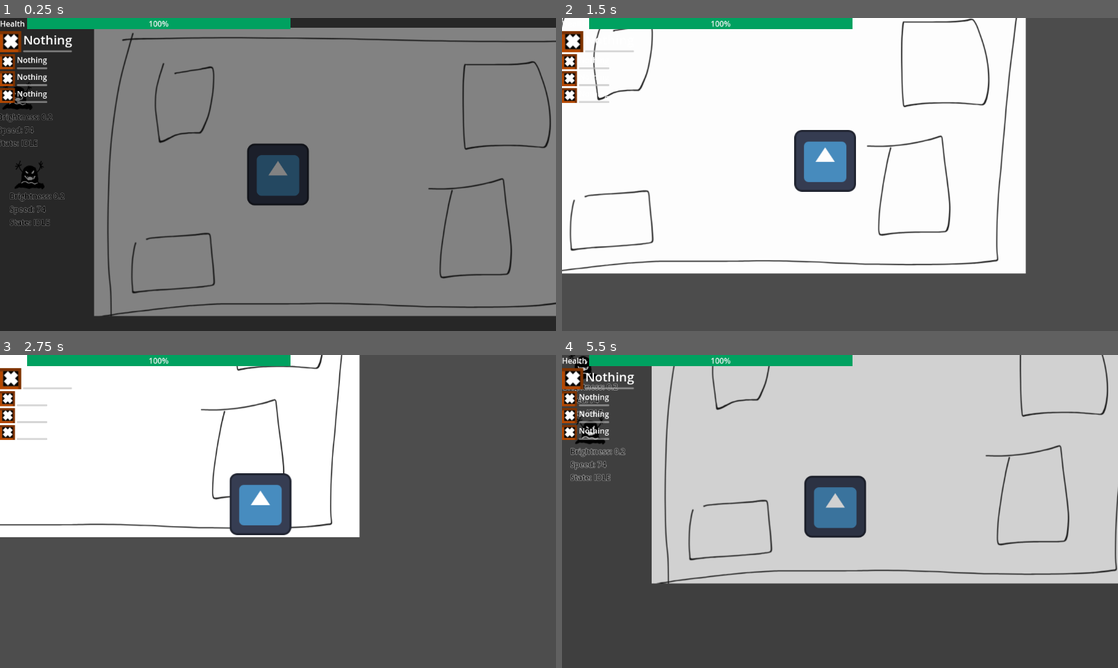
Above: before the commit, frames 1-4 (two rows, left to right).
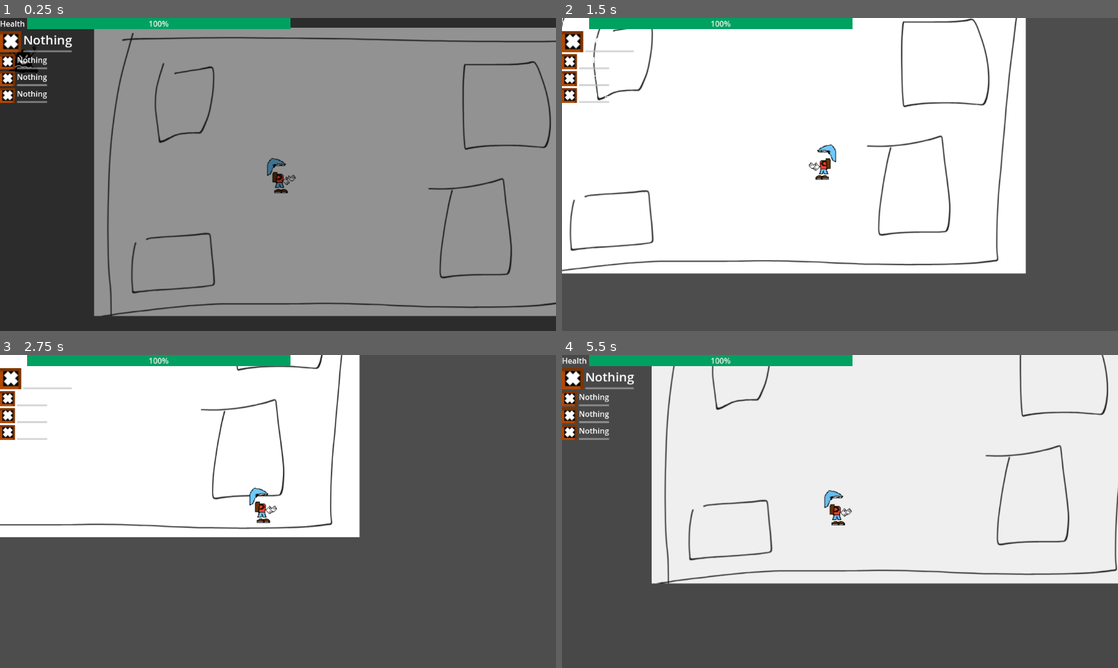
Above: after the commit, the same moments.

Repository: Gurkgamer/PirateSoftware_SummerJam_2024
Game: Godot game, scene res://Scenes/Levels/Test/test_level.tscn
Two runs of this game, one before a commit and one after it. Both use one fixed random seed, a clock stepped at 60 frames per second and the inputs below. The engine's default icon, where the game draws it, is replaced by a stand-in: a white triangle on a blue panel in a dark square.
Inputs (mouse positions are in pixels of both pictures, inside the frame that each line leads up to):
- Up to frame 1 (0.25 s): no input
- Up to frame 2 (1.5 s): move the mouse to (962, 158) at 0.52 s; press the mouse at (962, 158) at 0.53 s; hold D (Right) 0.53-1.28 s; move the mouse to (728, 190) at 1.27 s; release the mouse at (728, 190) at 1.28 s; hold S (Down) from 1.28 s (still down); click (728, 190) at 1.35 s
- Up to frame 3 (2.75 s): move the mouse to (333, 442) at 2.02 s; release S (Down) at 2.03 s; press the mouse at (333, 442) at 2.03 s; hold D (Right) from 2.03 s (still down)
- Up to frame 4 (5.5 s): move the mouse to (812, 574) at 2.77 s; release D (Right) at 2.78 s; release the mouse at (812, 574) at 2.78 s; hold W (Up) 2.78-3.53 s; click (812, 574) at 2.85 s; move the mouse to (1006, 558) at 3.52 s; press the mouse at (1006, 558) at 3.53 s; hold A (Left) 3.53-5.03 s; move the mouse to (673, 464) at 4.27 s; release the mouse at (673, 464) at 4.28 s; click (673, 464) at 4.35 s; move the mouse to (867, 511) at 5.02 s; press the mouse at (867, 511) at 5.03 s; hold S (Down) from 5.03 s (still down)

The runs differ from the first frame. In frame 1, 3.1% of the frame differs, in the area x 0-56%, y 8-67%; in frame 2, 2.1%; in frame 3, 2.1%; in frame 4, 59%, in the area x 0-100%, y 0-73%.

Commit message:
Vida enemigo y sprites prota

Diff:
--- a/Scenes/AlchemySpells/FireBall/Scripts/fire_ball.gd
+++ b/Scenes/AlchemySpells/FireBall/Scripts/fire_ball.gd
@@ -2,8 +2,8 @@
 
 var direction : Vector2
 var speed : float = 1500.0
-var cast_distance_from_player : float = 50.0
 var cooldown : float = 0.2
+var damage : int = 3
 
 func _process(delta: float) -> void:
 	position += delta * direction * speed
@@ -14,7 +14,12 @@
 	%CPUParticles2D.angle_max = -rad_to_deg(rotation)
 	%CPUParticles2D.angle_min = -rad_to_deg(rotation)
 	%CPUParticles2D.gravity = p_direction * speed / 8
-	global_position = player.global_position + Vector2(cast_distance_from_player,0)
+	global_position = player.global_position
 
 func _on_die_timer_timeout() -> void:
 	queue_free()
+
+func _on_area_2d_body_entered(body: Node2D) -> void:
+	if body.is_in_group("Enemy"):
+		body.take_damage(damage)
+		queue_free()
--- a/Scenes/AlchemySpells/FireBall/fire_ball.tscn
+++ b/Scenes/AlchemySpells/FireBall/fire_ball.tscn
@@ -36,4 +36,5 @@
 one_shot = true
 autostart = true
 
+[connection signal="body_entered" from="Area2D" to="." method="_on_area_2d_body_entered"]
 [connection signal="timeout" from="DieTimer" to="." method="_on_die_timer_timeout"]
--- a/Scenes/Enemies/ShadowCreature/shadow_creature.gd
+++ b/Scenes/Enemies/ShadowCreature/shadow_creature.gd
@@ -7,6 +7,10 @@
 @onready var attack_timer: Timer = %AttackTimer
 var attack_cooldown : float = 2.0
 var attack_strengh : int = 4
+
+var max_health : int = 8
+var health : int
+@onready var health_bar: ProgressBar = %HealthBar
 
 var is_inside_screen : bool = false
 var following_objective : CharacterBody2D
@@ -20,9 +24,6 @@
 	ATTACK
 }
 
-@onready var brightness_level_label: Label = %BrightnessLevelLabel #DEBUG
-@onready var speed_level_label: Label = %SpeedLevelLabel #DEBUG
-@onready var state_label: Label = $Control/HBoxContainer3/StateLabel #DEBUG
 
 var current_state : states
 
@@ -32,6 +33,9 @@
 	if !following_objective:
 		following_objective = get_tree().get_first_node_in_group("Player")
 	attack_timer.wait_time = attack_cooldown
+	health_bar.visible = false
+	health = max_health
+
 
 func _process(delta: float) -> void:
 	set_speed()
@@ -44,14 +48,19 @@
 			animated_sprite_2d.play("walk")
 		states.ATTACK:
 			play_attack(delta)
-	state_label.text = str(states.keys()[current_state])
+
+	if health < 0:
+		queue_free()
+
+	if health != max_health :
+		health_bar.visible = true
+		health_bar.value = (health * 100) / max_health
+
 	move_and_slide()
 
 func set_speed() -> void:
 	var brigthness_level = BrightnessManager.get_brigthness() # entre 0 y 1
-	brightness_level_label.text = str(brigthness_level)
 	speed = default_speed + (speed_brightness_boost * brigthness_level)
-	speed_level_label.text = str(speed)
 
 var rng = RandomNumberGenerator.new()
 
@@ -79,11 +88,12 @@
 	velocity = Vector2.ZERO
 
 func _on_attack_timer_timeout() -> void:
-	var current_brightnees = int(BrightnessManager.get_brigthness() * 10)
-	var total_strenght = attack_strengh + current_brightnees
-	var new_attack = ENEMY_ATTACK.instantiate()
-	new_attack.set_values(total_strenght, following_objective)
-	add_child(new_attack)
+	if current_state == states.ATTACK :
+		var current_brightnees = int(BrightnessManager.get_brigthness() * 10)
+		var total_strenght = attack_strengh + current_brightnees
+		var new_attack = ENEMY_ATTACK.instantiate()
+		new_attack.set_values(total_strenght, following_objective)
+		add_child.call_deferred(new_attack)
 
 func _on_visible_on_screen_notifier_2d_screen_entered() -> void:
 	is_inside_screen = true
@@ -103,8 +113,12 @@
 func _on_damage_area_body_entered(body: Node2D) -> void:
 	if body.name == "Player":
 		current_state = states.ATTACK
+		_on_attack_timer_timeout()
 
 func _on_damage_area_body_exited(body: Node2D) -> void:
 	if body.name == "Player":
 		current_state = states.FOLLOW
 		attack_timer.stop()
+
+func take_damage(damage_points : int) -> void:
+	health -= damage_points
--- a/Scenes/Enemies/ShadowCreature/shadow_creature.tscn
+++ b/Scenes/Enemies/ShadowCreature/shadow_creature.tscn
@@ -34,7 +34,13 @@
 [sub_resource type="CircleShape2D" id="CircleShape2D_573hj"]
 radius = 43.0465
 
-[node name="ShadowCreature" type="CharacterBody2D" groups=["Shadow"]]
+[sub_resource type="StyleBoxFlat" id="StyleBoxFlat_kq7hk"]
+bg_color = Color(0, 0, 0, 1)
+
+[sub_resource type="StyleBoxFlat" id="StyleBoxFlat_k7mfm"]
+bg_color = Color(0.863152, 0, 0.0296215, 1)
+
+[node name="ShadowCreature" type="CharacterBody2D" groups=["Enemy", "Shadow"]]
 process_mode = 1
 script = ExtResource("1_dc36f")
 
@@ -58,62 +64,6 @@
 animation = &"walk"
 frame_progress = 0.497333
 
-[node name="Control" type="VBoxContainer" parent="."]
-offset_left = -41.0
-offset_top = 30.0
-offset_right = 51.0
-offset_bottom = 107.0
-
-[node name="HBoxContainer" type="HBoxContainer" parent="Control"]
-layout_mode = 2
-
-[node name="Label" type="Label" parent="Control/HBoxContainer"]
-layout_mode = 2
-theme_override_colors/font_color = Color(0, 0, 0, 1)
-theme_override_colors/font_outline_color = Color(1, 1, 1, 1)
-theme_override_constants/outline_size = 3
-text = "Brightness:"
-
-[node name="BrightnessLevelLabel" type="Label" parent="Control/HBoxContainer"]
-unique_name_in_owner = true
-layout_mode = 2
-theme_override_colors/font_color = Color(0, 0, 0, 1)
-theme_override_colors/font_outline_color = Color(1, 1, 1, 1)
-theme_override_constants/outline_size = 3
-
-[node name="HBoxContainer2" type="HBoxContainer" parent="Control"]
-layout_mode = 2
-
-[node name="Label" type="Label" parent="Control/HBoxContainer2"]
-layout_mode = 2
-theme_override_colors/font_color = Color(0, 0, 0, 1)
-theme_override_colors/font_outline_color = Color(1, 1, 1, 1)
-theme_override_constants/outline_size = 3
-text = "Speed:"
-
-[node name="SpeedLevelLabel" type="Label" parent="Control/HBoxContainer2"]
-unique_name_in_owner = true
-layout_mode = 2
-theme_override_colors/font_color = Color(0, 0, 0, 1)
-theme_override_colors/font_outline_color = Color(1, 1, 1, 1)
-theme_override_constants/outline_size = 3
-
-[node name="HBoxContainer3" type="HBoxContainer" parent="Control"]
-layout_mode = 2
-
-[node name="Label" type="Label" parent="Control/HBoxContainer3"]
-layout_mode = 2
-theme_override_colors/font_color = Color(0, 0, 0, 1)
-theme_override_colors/font_outline_color = Color(1, 1, 1, 1)
-theme_override_constants/outline_size = 3
-text = "State:"
-
-[node name="StateLabel" type="Label" parent="Control/HBoxContainer3"]
-layout_mode = 2
-theme_override_colors/font_color = Color(0, 0, 0, 1)
-theme_override_colors/font_outline_color = Color(1, 1, 1, 1)
-theme_override_constants/outline_size = 3
-
 [node name="HurtShape" type="CollisionShape2D" parent="."]
 shape = SubResource("CircleShape2D_573hj")
 debug_color = Color(0, 0.647118, 0.219727, 0.42)
@@ -125,6 +75,18 @@
 [node name="AttackTimer" type="Timer" parent="."]
 unique_name_in_owner = true
 
+[node name="HealthBar" type="ProgressBar" parent="."]
+unique_name_in_owner = true
+offset_left = -32.0
+offset_top = 30.0
+offset_right = 32.0
+offset_bottom = 32.0
+theme_override_styles/background = SubResource("StyleBoxFlat_kq7hk")
+theme_override_styles/fill = SubResource("StyleBoxFlat_k7mfm")
+step = 1.0
+value = 100.0
+show_percentage = false
+
 [connection signal="screen_entered" from="VisibleOnScreenNotifier2D" to="." method="_on_visible_on_screen_notifier_2d_screen_entered"]
 [connection signal="screen_exited" from="VisibleOnScreenNotifier2D" to="." method="_on_visible_on_screen_notifier_2d_screen_exited"]
 [connection signal="body_entered" from="VisionArea" to="." method="_on_vision_area_body_entered"]
--- a/Scenes/Levels/Test/test_level.tscn
+++ b/Scenes/Levels/Test/test_level.tscn
@@ -15,16 +15,16 @@
 position = Vector2(334, 275)
 
 [node name="ShadowEnemyTemp2" parent="." instance=ExtResource("3_q8jqv")]
-position = Vector2(-181, 278)
+position = Vector2(-277, 212)
 
 [node name="ShadowCreature" parent="." instance=ExtResource("3_q8jqv")]
-position = Vector2(-206, 114)
+position = Vector2(-309, 523)
 
 [node name="ShadowCreature2" parent="." instance=ExtResource("3_q8jqv")]
-position = Vector2(-318, 376)
+position = Vector2(-445, 136)
 
 [node name="ShadowCreature3" parent="." instance=ExtResource("3_q8jqv")]
-position = Vector2(-333, 226)
+position = Vector2(-391, 379)
 
 [node name="ShadowCreature4" parent="." instance=ExtResource("3_q8jqv")]
-position = Vector2(-352, 75)
+position = Vector2(-194, 38)
--- a/Scenes/Player/Scripts/player.gd
+++ b/Scenes/Player/Scripts/player.gd
@@ -2,16 +2,42 @@
 
 signal gaunlet_changed(direction : bool)
 signal health_change(new_health : int)
+@onready var body_sprite: AnimatedSprite2D = %BodySprite
+@onready var hand_sprite: AnimatedSprite2D = $HandSprite
 
 var health : int = 100
 const SPEED = 300.0
 var spell_scene : PackedScene
-var knockback_strength : float = 4.0
+var knockback_strength : float = 10
+var knockback_normalized_direction = Vector2(0,0)
 
 func _physics_process(delta: float) -> void:
 	var direction = Input.get_vector("Left","Right","Up","Down")
 
-	velocity = direction * SPEED
+	#Evitar que le jugador se mueva mientras es golpeado
+	if knockback_normalized_direction :
+		direction = Vector2.ZERO
+
+	if knockback_normalized_direction and !direction:
+		velocity = knockback_normalized_direction * SPEED * knockback_strength
+	elif direction and !knockback_normalized_direction:
+		velocity = direction * SPEED
+	else:
+		velocity = Vector2.ZERO
+
+	knockback_normalized_direction = Vector2(move_toward(knockback_normalized_direction.x, 0, 0.1),move_toward(knockback_normalized_direction.y, 0, 0.1))
+
+	if velocity:
+		body_sprite.play("walk")
+	else:
+		body_sprite.stop()
+
+	if get_local_mouse_position().x > 0:
+		body_sprite.flip_h = true
+		hand_sprite.flip_h = true
+	else:
+		body_sprite.flip_h = false
+		hand_sprite.flip_h = false
 
 	move_and_slide()
 
@@ -19,7 +45,12 @@
 	if event.is_action_pressed("Cast") and spell_scene:
 		var casted_spell = spell_scene.instantiate()
 		if SpellCooldownManager.can_be_cast(casted_spell) :
+			if casted_spell.name == "Nothing":
+				hand_sprite.speed_scale = 3
+			else :
+				hand_sprite.speed_scale = 1
 			%ClapSFX.play()
+			hand_sprite.play("clap")
 			var mouse_direction = (get_global_mouse_position() - position).normalized()
 			casted_spell.initialize(self, mouse_direction)
 			get_tree().root.add_child(casted_spell)
@@ -38,7 +69,4 @@
 	knockback(reason)
 
 func knockback(body_hit) -> void:
-	var direction = global_position.direction_to(body_hit.global_position)
-	var explosion_force = direction * knockback_strength
-	velocity += - explosion_force
-	print("pip")
+	knockback_normalized_direction = body_hit.global_position.direction_to(global_position) # Direccion hacia el jugador, normalizado
--- a/Scenes/Player/player.tscn
+++ b/Scenes/Player/player.tscn
@@ -1,19 +1,81 @@
-[gd_scene load_steps=6 format=3 uid="uid://cw5ulthl1fbcm"]
+[gd_scene load_steps=15 format=3 uid="uid://cw5ulthl1fbcm"]
 
 [ext_resource type="Script" path="res://Scenes/Player/Scripts/player.gd" id="1_06ou5"]
-[ext_resource type="Texture2D" uid="uid://bcqmeah0a81ju" path="res://icon.svg" id="2_v5a83"]
 [ext_resource type="Script" path="res://Scenes/Player/Scripts/camera_2d.gd" id="3_lojil"]
+[ext_resource type="Texture2D" uid="uid://dw553exufhiiu" path="res://Scenes/Player/Images/player_body.png" id="4_boawc"]
 [ext_resource type="AudioStream" uid="uid://oxwrf6bbsw7h" path="res://Audio/SFX/Claps/clap001.ogg" id="4_r46af"]
+[ext_resource type="Texture2D" uid="uid://drsd5gqhb4gp8" path="res://Scenes/Player/Images/hand_clap.png" id="5_6jlno"]
 
 [sub_resource type="CircleShape2D" id="CircleShape2D_orym2"]
 radius = 39.1152
 
+[sub_resource type="AtlasTexture" id="AtlasTexture_gvk7n"]
+atlas = ExtResource("4_boawc")
+region = Rect2(0, 0, 64, 64)
+
+[sub_resource type="AtlasTexture" id="AtlasTexture_sp0u1"]
+atlas = ExtResource("4_boawc")
+region = Rect2(64, 0, 64, 64)
+
+[sub_resource type="SpriteFrames" id="SpriteFrames_sh3b8"]
+animations = [{
+"frames": [{
+"duration": 1.0,
+"texture": SubResource("AtlasTexture_gvk7n")
+}, {
+"duration": 1.0,
+"texture": SubResource("AtlasTexture_sp0u1")
+}],
+"loop": true,
+"name": &"walk",
+"speed": 5.0
+}]
+
+[sub_resource type="AtlasTexture" id="AtlasTexture_kdpyv"]
+atlas = ExtResource("5_6jlno")
+region = Rect2(0, 0, 64, 64)
+
+[sub_resource type="AtlasTexture" id="AtlasTexture_vaupd"]
+atlas = ExtResource("5_6jlno")
+region = Rect2(64, 0, 64, 64)
+
+[sub_resource type="AtlasTexture" id="AtlasTexture_m3667"]
+atlas = ExtResource("5_6jlno")
+region = Rect2(128, 0, 64, 64)
+
+[sub_resource type="AtlasTexture" id="AtlasTexture_4r878"]
+atlas = ExtResource("5_6jlno")
+region = Rect2(192, 0, 64, 64)
+
+[sub_resource type="SpriteFrames" id="SpriteFrames_8auih"]
+animations = [{
+"frames": [{
+"duration": 1.0,
+"texture": SubResource("AtlasTexture_kdpyv")
+}, {
+"duration": 1.0,
+"texture": SubResource("AtlasTexture_vaupd")
+}, {
+"duration": 1.0,
+"texture": SubResource("AtlasTexture_m3667")
+}, {
+"duration": 1.0,
+"texture": SubResource("AtlasTexture_4r878")
+}, {
+"duration": 1.0,
+"texture": SubResource("AtlasTexture_m3667")
+}, {
+"duration": 1.0,
+"texture": SubResource("AtlasTexture_vaupd")
+}],
+"loop": false,
+"name": &"clap",
+"speed": 30.0
+}]
+
 [node name="Player" type="CharacterBody2D" groups=["Player"]]
 process_mode = 1
 script = ExtResource("1_06ou5")
-
-[node name="Icon" type="Sprite2D" parent="."]
-texture = ExtResource("2_v5a83")
 
 [node name="Camera2D" type="Camera2D" parent="."]
 script = ExtResource("3_lojil")
@@ -24,3 +86,14 @@
 
 [node name="CollisionShape2D" type="CollisionShape2D" parent="."]
 shape = SubResource("CircleShape2D_orym2")
+
+[node name="BodySprite" type="AnimatedSprite2D" parent="."]
+unique_name_in_owner = true
+scale = Vector2(1.25, 1.25)
+sprite_frames = SubResource("SpriteFrames_sh3b8")
+animation = &"walk"
+
+[node name="HandSprite" type="AnimatedSprite2D" parent="."]
+scale = Vector2(1.25, 1.25)
+sprite_frames = SubResource("SpriteFrames_8auih")
+animation = &"clap"
--- a/project.godot
+++ b/project.godot
@@ -48,6 +48,7 @@
 BrightnessLayer=""
 BonFire=""
 Shadow=""
+Enemy=""
 
 [input]
 
Not shown: 1 places in Scenes/Enemies/ShadowCreature/shadow_creature.tscn that only renumber resources
Binary file added: Scenes/Player/Images/hand_clap.png
Not shown, added: Scenes/Player/Images/hand_clap.png.import
Binary file added: Scenes/Player/Images/player_body.png
Not shown, added: Scenes/Player/Images/player_body.png.import
